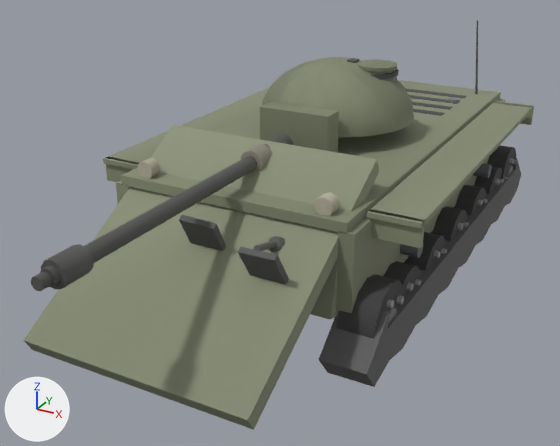
Renders of the glTF model client/assets/models/t44.glb from each side of a commit.
Rendered twice from a camera (50 mm lens) standing at (4.32, -9.67, 5.02) and looking at (-0.13, -1.58, 0.97). The lights are fixed; the arrows at lower left show +X, +Y and +Z. The first picture is the older version. Where no turn or scale is listed for an object, it has been applied to the vertices. Vertices at exactly the same position are counted once.

Names of what the first picture shows: 'barrel', 'glacis', 'hullSide', 'hullTop', 'lowerPlate', 'mantlet', 'tracks', 'turretFront', 'turretSide', 'wheel10', 'wheel12', 'wheel9' and 7 more.
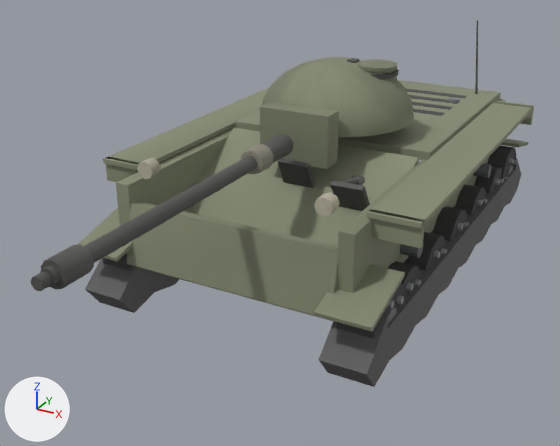
Patch to the scene script:
```diff
--- a/client/assets/models/t44.glb.py
+++ b/client/assets/models/t44.glb.py
@@ me_mesh_14 @@
 # used by ob_tracks; location = (0.0, 0.0, 0.0)
-me_mesh_14.from_pydata(...)  # 160 vertices, 296 faces; spans x -1.88..1.88, y -3.4..3.4, z 0.1..1.13
+me_mesh_14.from_pydata(...)  # 192 vertices, 344 faces; spans x -1.93..1.93, y -3.44..3.4, z 0.1..1.22
+# me_mesh_14 part 1
+# 16 vertices are added at x -1.93..1.29, y -3.44..3.4, z 0.94..1.22
+# 16 new vertices lie (0.64, 0.0, 0.0) away from vertices in x -1.93..1.29, y -3.44..3.4, z 0.94..1.22
+# 48 new faces join them
 me_mesh_14.materials.append(mat_tracks_mat)
@@ me_mesh_16 @@
 # used by ob_glacis; location = (0.0, 0.0, 0.0)
 # before: 0 (1.36, -2.1, 2.25) at pixel (376, 159), 1 (1.36, -4.89, 0.65) at pixel (247, 420), 2 (1.36, -2.0, 2.08) at pixel (379, 171), 3 (1.36, -4.79, 0.48) at pixel (253, 429), 4 (-1.36, -2.0, 2.08)
 # before: 5 (-1.36, -4.79, 0.48) at pixel (32, 349), 6 (-1.36, -2.1, 2.25) at pixel (173, 124), 7 (-1.36, -4.89, 0.65) at pixel (23, 340)
-me_mesh_16.from_pydata(...)  # 80 vertices, 132 faces; spans x -1.36..1.36, y -4.89..-2.0, z 0.48..2.25
+me_mesh_16.from_pydata(...)  # 80 vertices, 132 faces; spans x -1.36..1.36, y -2.8..0.01, z 0.46..1.92
+# me_mesh_16 part 2: the loose piece of 26 vertices spanning x 0.63..0.87, y -3.37..-3.13, z 1.41..1.65 is moved by (0.0, 2.11, 0.0)
+# me_mesh_16 part 3: the loose piece of 14 vertices spanning x 0.72..0.79, y -3.67..-3.22, z 1.53..1.72 is moved by (0.0, 2.11, 0.0)
+# me_mesh_16 part 4: the loose piece of 8 vertices spanning x -0.21..0.25, y -3.68..-3.22, z 1.1..1.85 is moved by (0.0, 2.11, 0.0)
+# me_mesh_16 part 5: the loose piece of 8 vertices spanning x 0.64..1.1, y -3.86..-3.39, z 1.0..1.75 is moved by (0.0, 2.11, 0.0)
+# me_mesh_16 part 6
+for i in [0, 2, 4, 6]: me_mesh_16.vertices[i].co += Vector((0.0, 1.41, -0.4))
+for i in [1, 3, 5, 7]: me_mesh_16.vertices[i].co += Vector((0.0, 2.09, -0.01))
+# other edits to the shape of me_mesh_16 do not show in these pictures
 me_mesh_16.materials.append(mat_glacis_mat)
@@ me_mesh_19 @@
 # used by ob_hulltop; location = (0.0, 0.0, 0.0)
 # before: 0 (1.45, -3.05, 1.87) at pixel (347, 223), 1 (1.45, -3.05, 1.75) at pixel (346, 233), 6 (-1.45, -3.05, 1.87) at pixel (121, 175), 7 (-1.45, -3.05, 1.75) at pixel (121, 184)
-me_mesh_19.from_pydata(...)  # 76 vertices, 124 faces; spans x -1.45..1.45, y -3.05..3.05, z 1.75..1.91
+me_mesh_19.from_pydata(...)  # 76 vertices, 124 faces; spans x -1.45..1.45, y -0.49..3.05, z 1.75..1.91
+# me_mesh_19 part 7
+for i in [0, 1, 6, 7]: me_mesh_19.vertices[i].co += Vector((0.0, 2.56, 0.0))
 me_mesh_19.materials.append(mat_hulltop_mat)
```

Location of each change, (x1, y1, x2, y2) in pixels of the pictures (560 x 446 px; the box of a moved part takes in the faces that stretch with it):
'glacis', reshaped (25% narrower, 36% shorter): before (23, 125, 379, 430); after (154, 127, 419, 321)
'tracks', reshaped: before (319, 158, 521, 387); after (78, 139, 528, 387)
'hullTop', reshaped (30% narrower, 48% shorter): before (121, 80, 501, 234); after (236, 80, 501, 160)
part 1 of me_mesh_14, added: after (78, 139, 528, 331)
part 2 of me_mesh_16, moved or reshaped: before (268, 236, 285, 252); after (351, 175, 365, 185)
part 3 of me_mesh_16, moved or reshaped: before (254, 240, 276, 251); after (342, 178, 358, 184)
part 4 of me_mesh_16, moved or reshaped: before (179, 215, 226, 251); after (278, 158, 315, 188)
part 5 of me_mesh_16, moved or reshaped: before (238, 247, 289, 284); after (330, 181, 370, 211)
part 6 of me_mesh_16, moved or reshaped: before (23, 125, 379, 430); after (154, 127, 419, 321)
'lowerPlate', unchanged, uncovered by the edit: before (310, 258, 338, 320); after (127, 202, 338, 315)
'wheel12', unchanged, covered by the edit: before (336, 274, 404, 339); after (336, 283, 404, 339)
